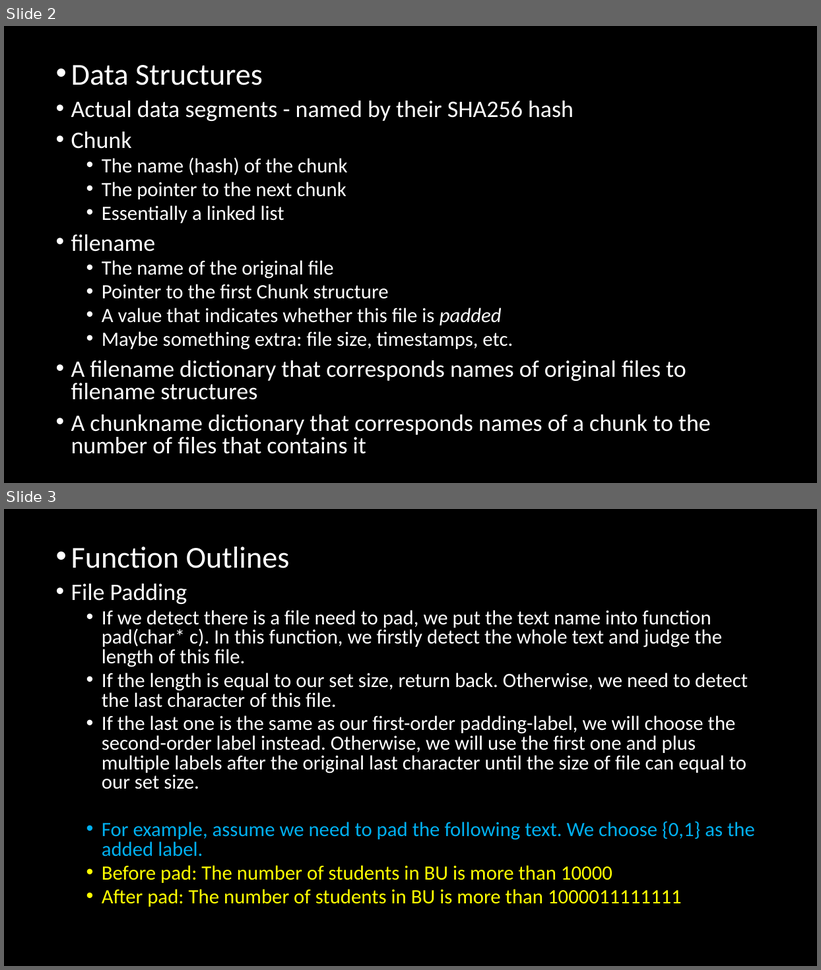
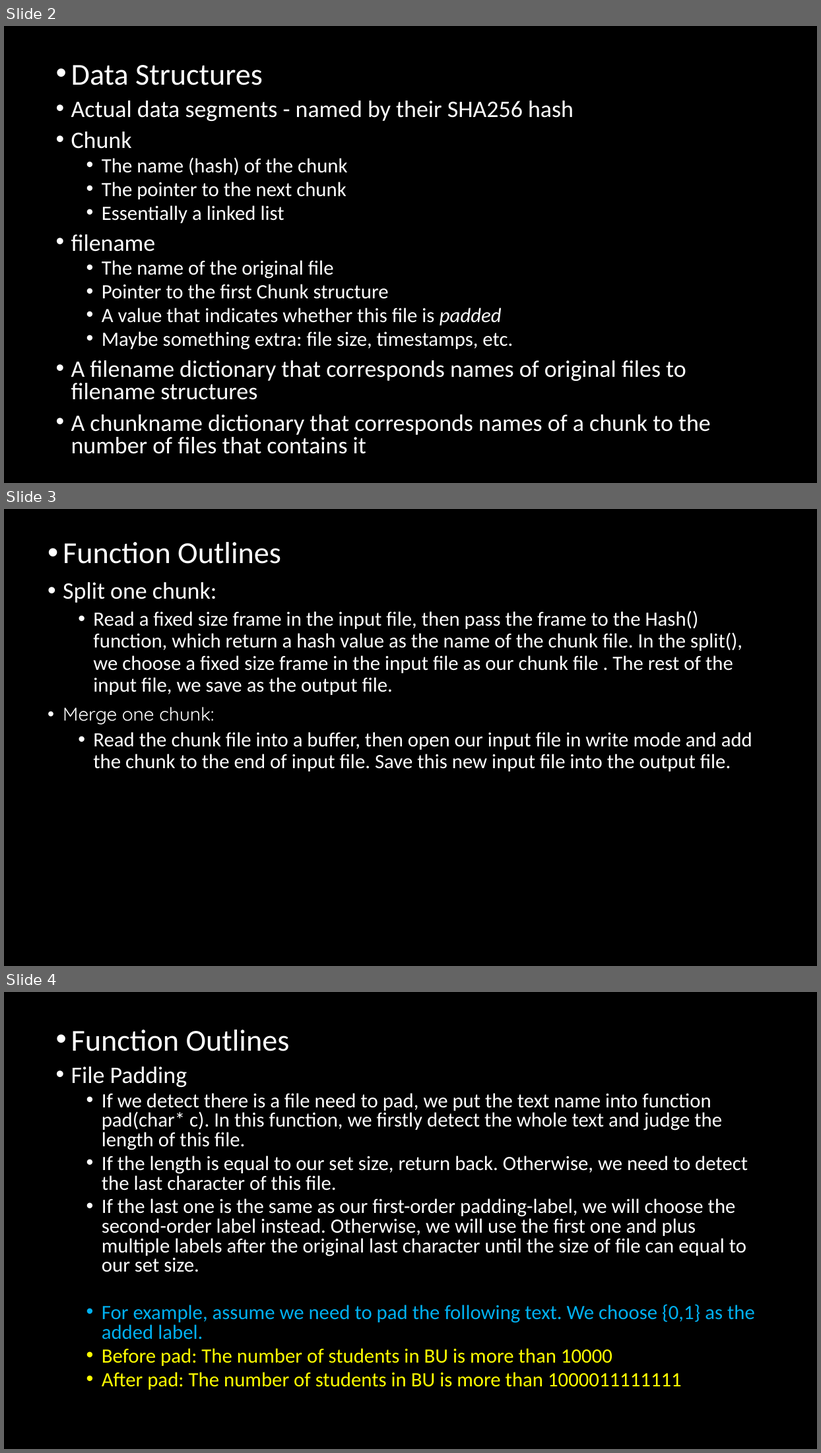
Before and after one commit to chenyq1997/proj-dropbox, a slide deck: EC504Project2.pptx. Shown one above the other, each under a label of ours: slides 2 and 3 before the commit, slides 2, 3 and 4 after it. The pictures are 821x970 and 821x1453 pixels, drawn with LibreOffice and Linux fonts; fonts in the diff are those of the drawing; background and template pictures are left out. Boxes give left, top, right and bottom in pixels: in the first picture for what was removed or moved away, otherwise in the second. Text is boxed around its words. In the diff, an @@ line names an element or a change of style, - is before the commit and + after.

Commit message:
split_merge part added

```diff
--- a/EC504Project2.pptx
+++ b/EC504Project2.pptx
@@ slide 3 added at box(4, 509, 817, 966), background #000000 @@
@@ text added at box(63, 542, 752, 772), 24 pt, text #FFFFFF @@
+• Function Outlines
+• Split one chunk:
+  • Read a fixed size frame in the input file, then pass the frame to the Hash() function, which return a hash value as the name of the chunk file. In the split(), we choose a fixed size frame in the input file as our chunk file . The rest of the input file, we save as the output file.
+• Merge one chunk:
+  • Read the chunk file into a buffer, then open our input file in write mode and add the chunk to the end of input file. Save this new input file into the output file.
@@ what was slide 3 is now slide 4 @@
```
Also in this commit, not shown: 1 other file.
